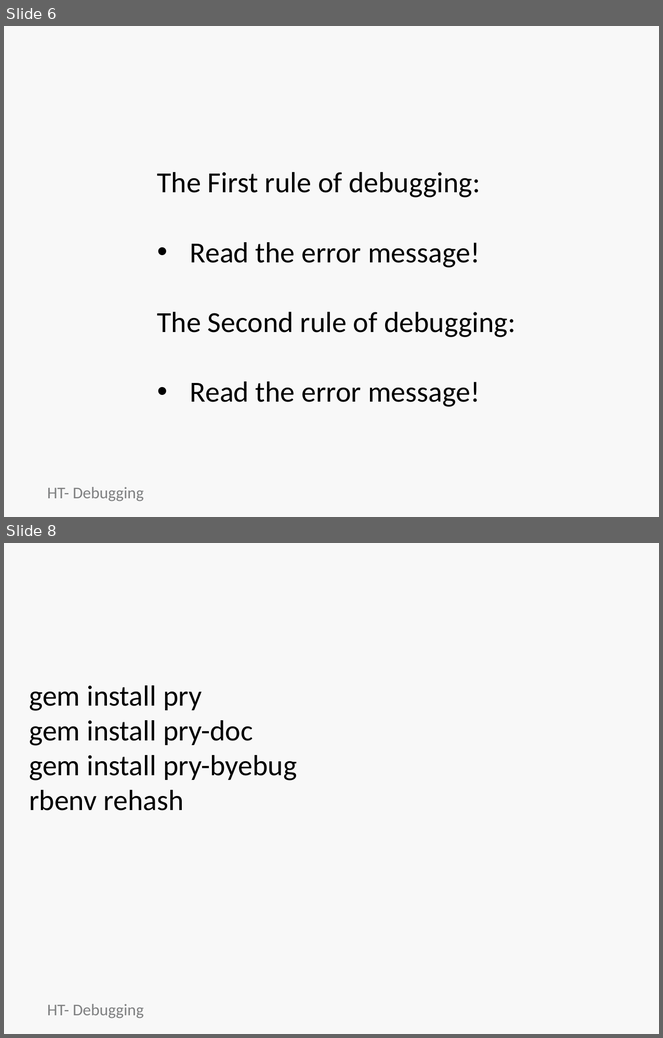
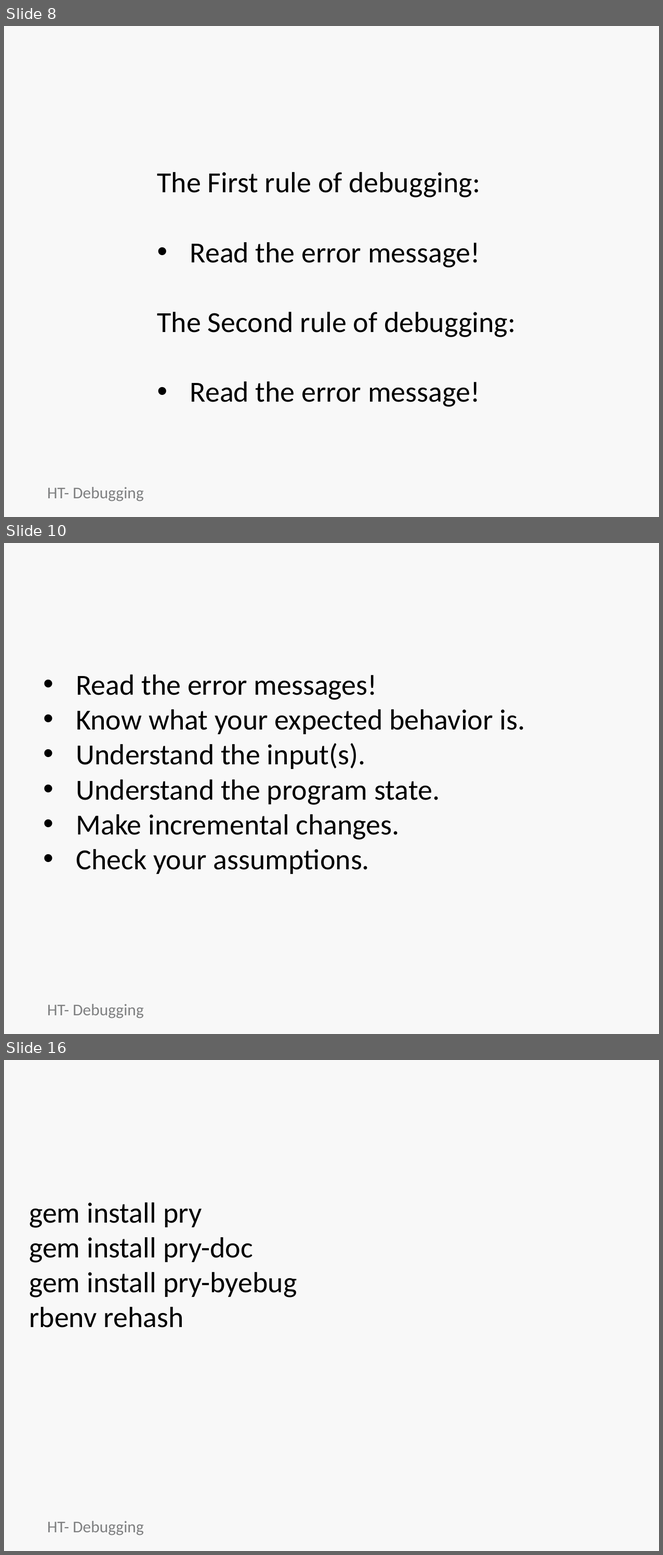
Before and after one commit to jumpcheng/debugging_notes, a slide deck: HT-debugging-basics.pptx. Shown one above the other, each under a label of ours: slides 6 and 8 before the commit, slides 8, 10 and 16 after it; the slides between them are not shown. The pictures are 663x1038 and 663x1555 pixels, drawn with LibreOffice and Linux fonts; fonts in the diff are those of the drawing; background and template pictures are left out. Boxes give left, top, right and bottom in pixels: in the first picture for what was removed or moved away, otherwise in the second. Text is boxed around its words. In the diff, an @@ line names an element or a change of style, - is before the commit and + after.

```diff
--- a/HT-debugging-basics.pptx
+++ b/HT-debugging-basics.pptx
@@ slide 10 added at <box>4,543,659,1034</box>, background picture (left out) @@
@@ title added at <box>37,551,626,633</box>, 44 pt, text #F8F8F8, bold @@
+Strategies
@@ text added at <box>76,675,526,874</box>, 32 pt, text #000000 @@
+• Read the error messages!
+• Know what your expected behavior is.
+• Understand the input(s).
+• Understand the program state.
+• Make incremental changes.
+• Check your assumptions.
@@ text added at <box>47,1004,143,1019</box>, 18 pt, text #7E7F80 @@
+HT- Debugging
@@ what was slide 6 is now slide 8 @@
@@ what was slide 8 is now slide 16 @@
```
Also in this commit, not shown: 2 slides changed, 13 other slides added, 2 slides removed, 1 other file.
